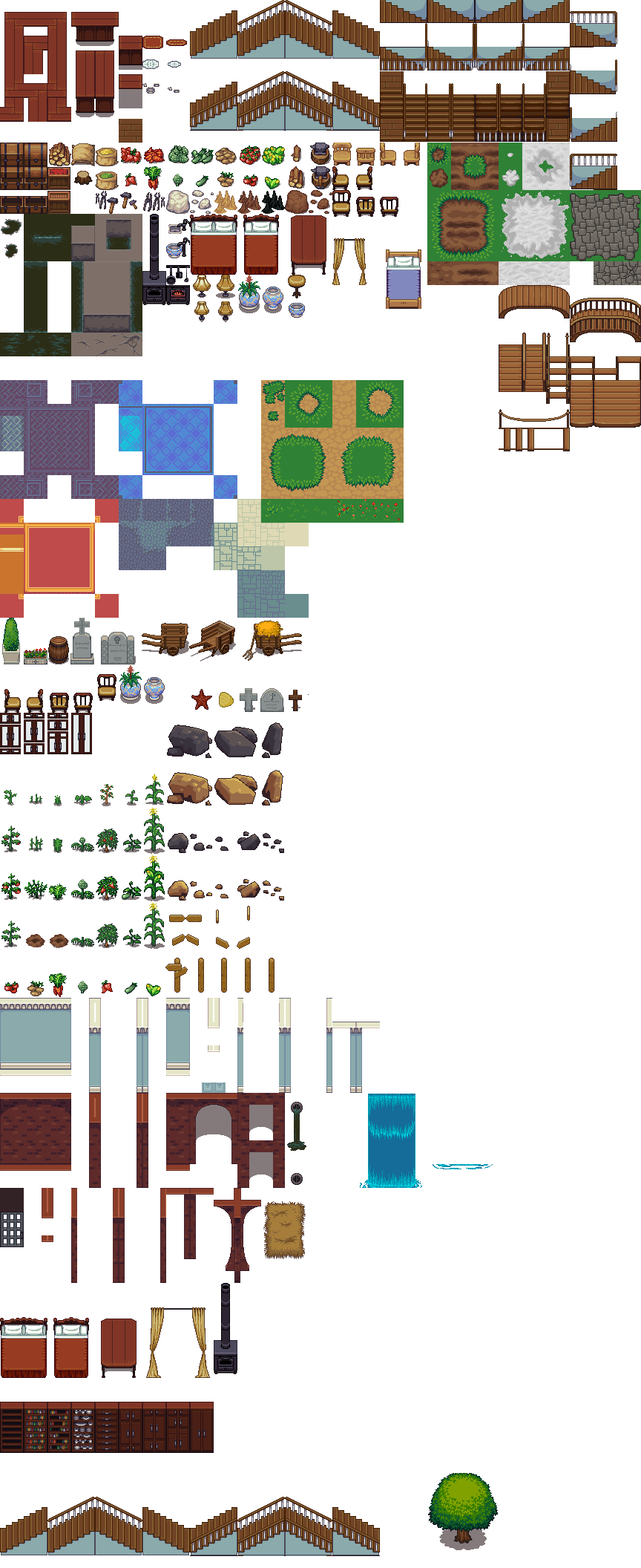
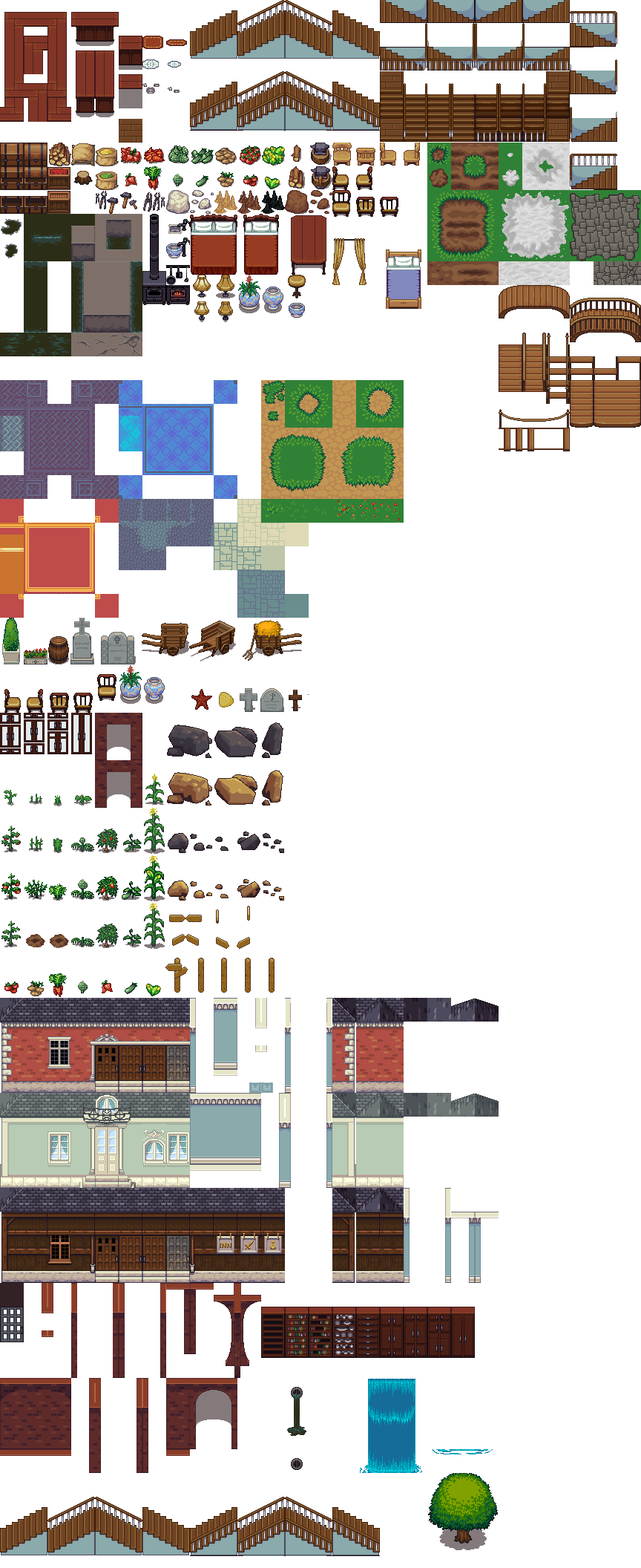
Revision of a layered 641px x 1568px image; what changed, layer by layer:
painted on "town.png" over (x1=0, y1=712, x2=499, y2=1473)
